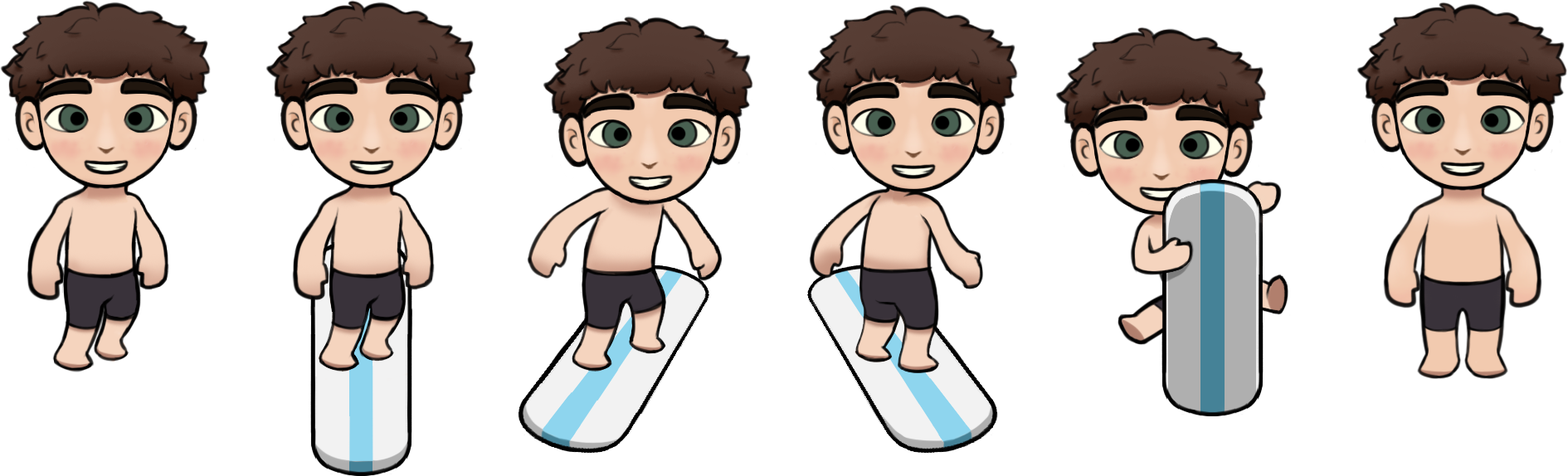
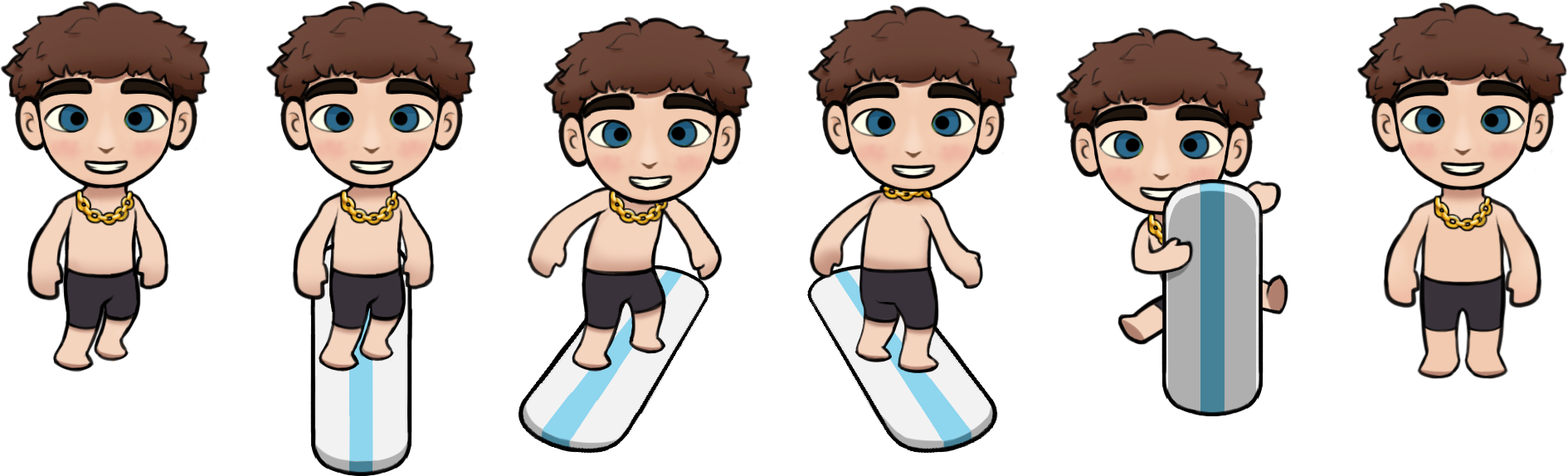
Revision of a layered 1568x476 image; what changed, layer by layer:
renamed "zane" to "Capzlock", painted on it over [4, 2, 1566, 247]
